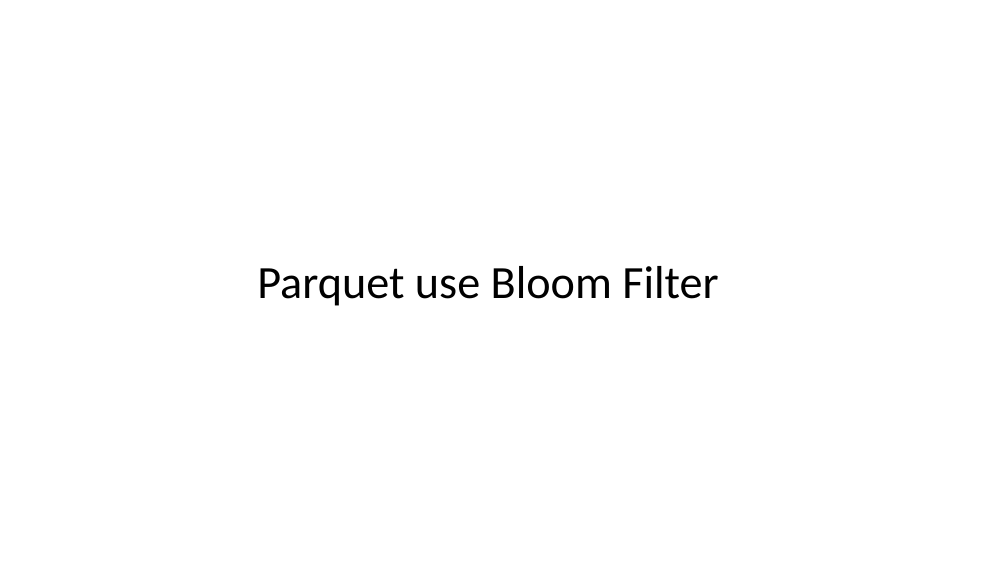
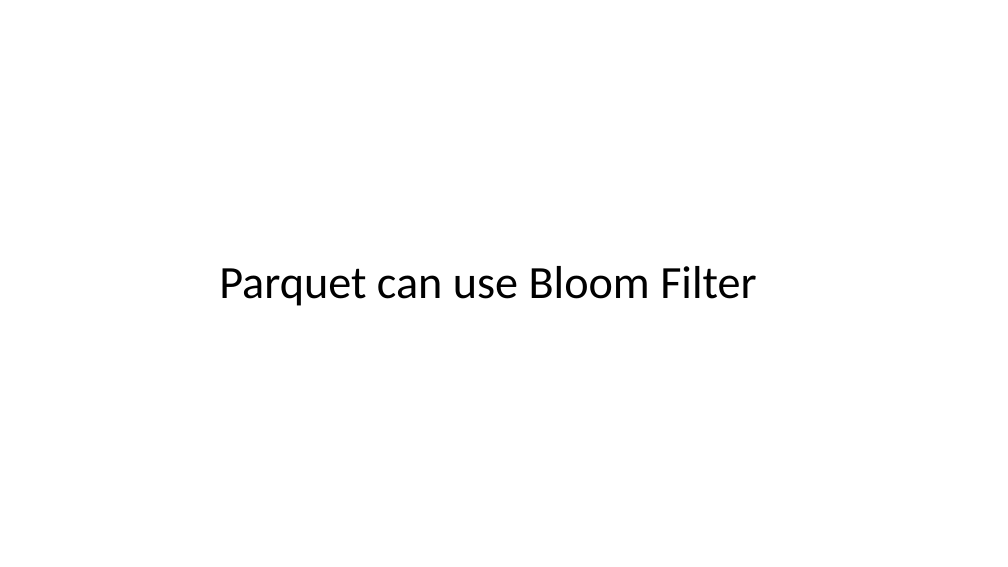
Before and after one commit to Arnaud-Nauwynck/presentations, a slide deck: slide 46 of pres-bigdata/8-Datalake-File-Format-Parquet.pptx (slide 39 before the commit). Drawn at 1008x567 pixels with LibreOffice and Linux fonts; fonts in the diff are those of the drawing. Boxes give left, top, right and bottom in pixels: in the first picture for what was removed or moved away, otherwise in the second. Text is boxed around its words. In the diff, an @@ line names an element or a change of style, - is before the commit and + after.

```diff
--- a/pres-bigdata/8-Datalake-File-Format-Parquet.pptx
+++ b/pres-bigdata/8-Datalake-File-Format-Parquet.pptx
@@ title at [219,266,756,306]: text changed @@
-Parquet use Bloom Filter
+Parquet can use Bloom Filter
```
Also in this commit, not shown: 8 other slides changed, 19 slides added, 26 other files.
